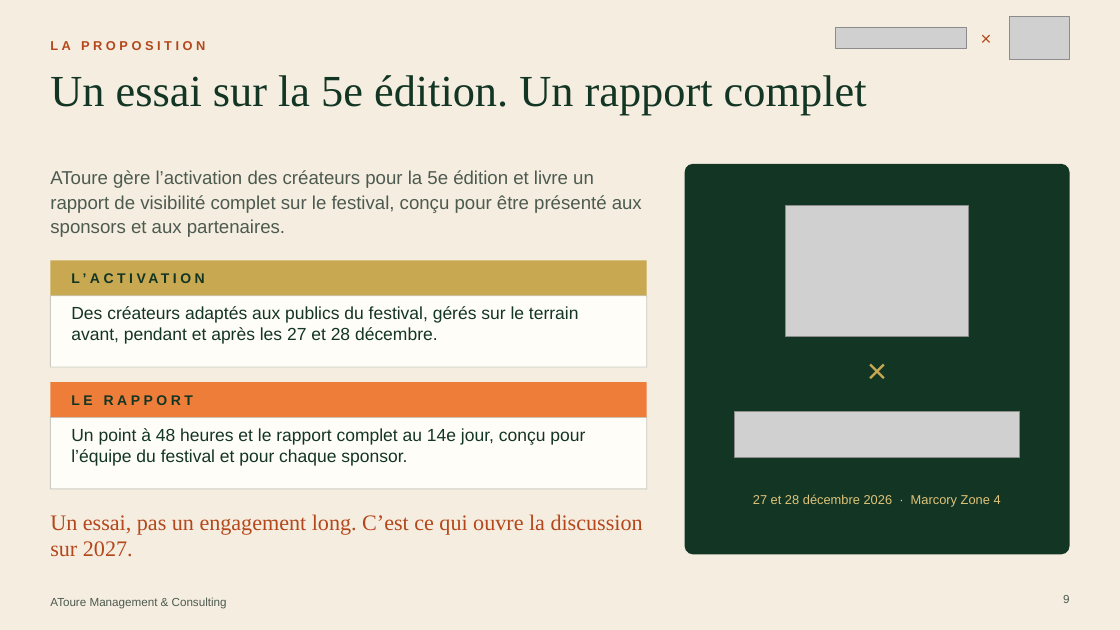
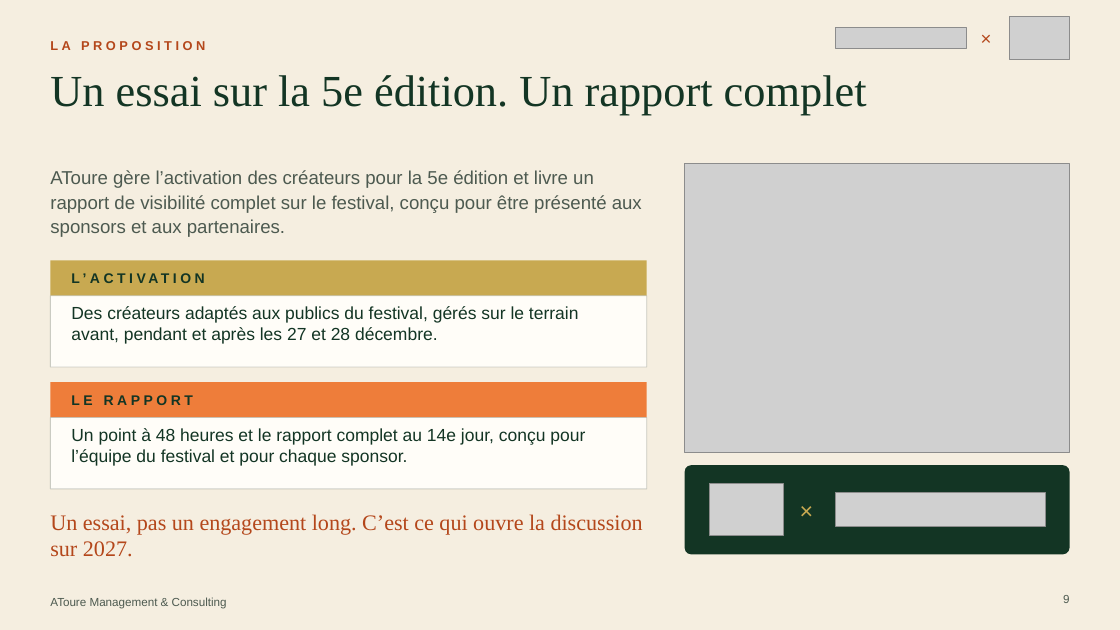
Before and after one commit to atoureconsulting/Mother-Africa, a slide deck: slide 9 of proposition-deck/AToure Mother Africa Festival Proposition.pptx. Drawn at 1120x630 pixels with LibreOffice and Linux fonts; fonts in the diff are those of the drawing; grey boxes stand for pictures. Boxes give left, top, right and bottom in pixels: in the first picture for what was removed or moved away, otherwise in the second. Text is boxed around its words. In the diff, an @@ line names an element or a change of style, - is before the commit and + after.

```diff
--- a/proposition-deck/AToure Mother Africa Festival Proposition.pptx
+++ b/proposition-deck/AToure Mother Africa Festival Proposition.pptx
@@ picture added at (x1=685, y1=164, x2=1070, y2=453) @@
@@ text removed at (x1=685, y1=344, x2=1070, y2=395) @@
-×
@@ rounded rectangle resized from (x1=685, y1=164, x2=1070, y2=555) to (x1=685, y1=465, x2=1070, y2=555) @@
@@ rounded rectangle at (x1=685, y1=465, x2=1070, y2=555): proportions changed @@
@@ text added at (x1=790, y1=465, x2=823, y2=555), 20 pt, text #C8A951 @@
+×
@@ picture resized from (x1=786, y1=206, x2=969, y2=336) to (x1=710, y1=484, x2=783, y2=536) @@
@@ text removed at (x1=753, y1=494, x2=1001, y2=507) @@
-27 et 28 décembre 2026 · Marcory Zone 4
@@ picture resized from (x1=734, y1=412, x2=1020, y2=457) to (x1=836, y1=493, x2=1046, y2=527) @@
```
Also in this commit, not shown: 3 other slides changed, 21 other files.
